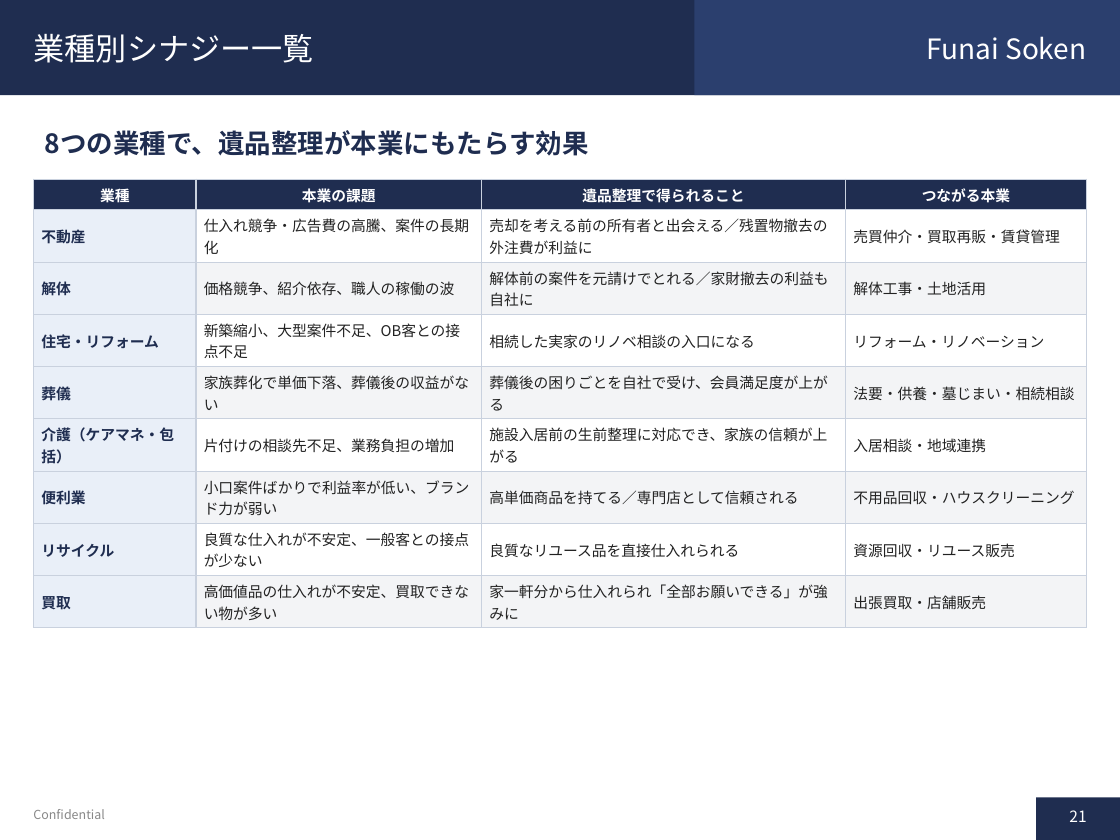
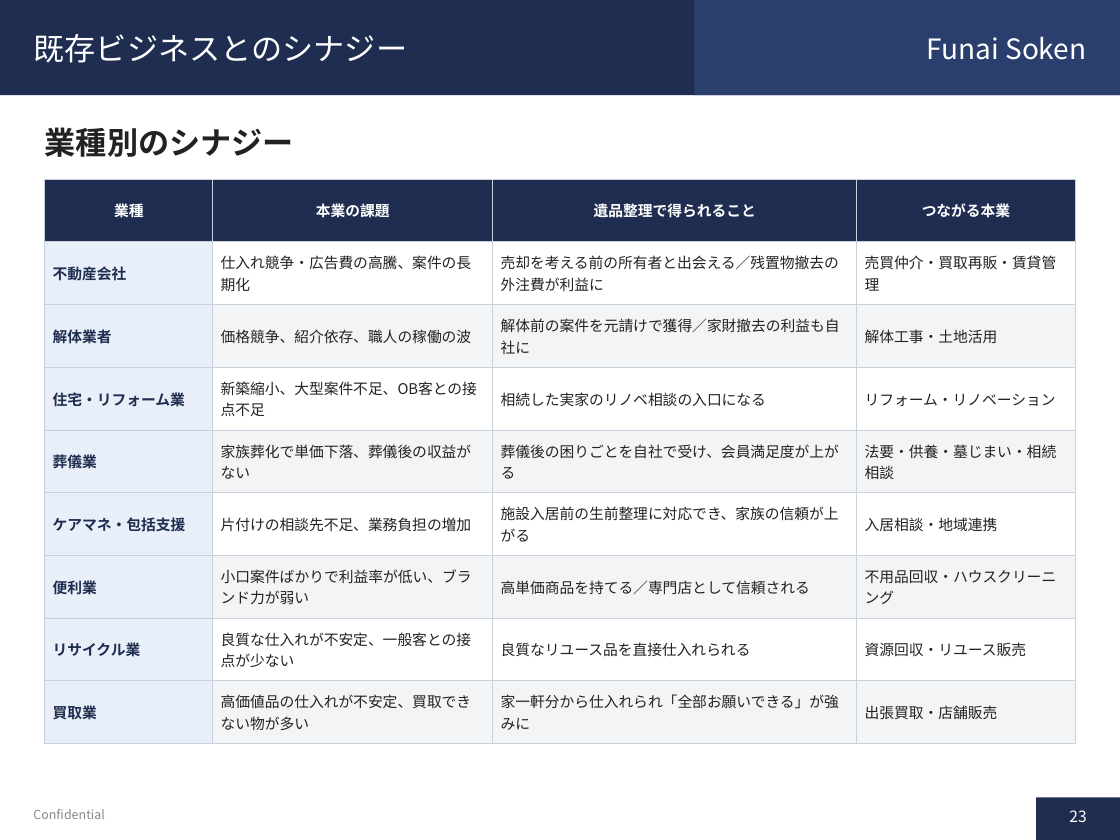
Before and after one commit to soshiro-iki-sys/-, a slide deck: slide 23 of proposals/遺品整理事業_企画書.pptx (slide 21 before the commit). Drawn at 1120x840 pixels with LibreOffice and Linux fonts; fonts in the diff are those of the drawing. Boxes give left, top, right and bottom in pixels: in the first picture for what was removed or moved away, otherwise in the second. Text is boxed around its words. In the diff, an @@ line names an element or a change of style, - is before the commit and + after.

```diff
--- a/proposals/遺品整理事業_企画書.pptx
+++ b/proposals/遺品整理事業_企画書.pptx
@@ title at <box>34,34,408,63</box>: text changed @@
-業種別シナジー一覧
+既存ビジネスとのシナジー
@@ text at <box>45,127,294,157</box>: text changed; size 17 to 20 pt; text colour #1F2D50 to #222222 @@
-8つの業種で、遺品整理が本業にもたらす効果
+業種別のシナジー
@@ table at <box>45,179,1075,734</box> @@
-row 2, column 1: 不動産
+row 2, column 1: 不動産会社
-row 3, column 1: 解体
+row 3, column 1: 解体業者
-row 3, column 3: 解体前の案件を元請けでとれる／家財撤去の利益も自社に
+row 3, column 3: 解体前の案件を元請けで獲得／家財撤去の利益も自社に
-row 4, column 1: 住宅・リフォーム
+row 4, column 1: 住宅・リフォーム業
-row 5, column 1: 葬儀
+row 5, column 1: 葬儀業
-row 6, column 1: 介護（ケアマネ・包括）
+row 6, column 1: ケアマネ・包括支援
-row 8, column 1: リサイクル
+row 8, column 1: リサイクル業
-row 9, column 1: 買取
+row 9, column 1: 買取業
@@ table: place and size @@
-table at <box>34,179,1086,624</box>
+table at <box>45,179,1075,734</box>
@@ page number at <box>1069,810,1086,822</box>: text changed @@
-21
+23
```
Also in this commit, not shown: 34 other slides changed, 36 slides added, 20 slides removed, 1 other file.
